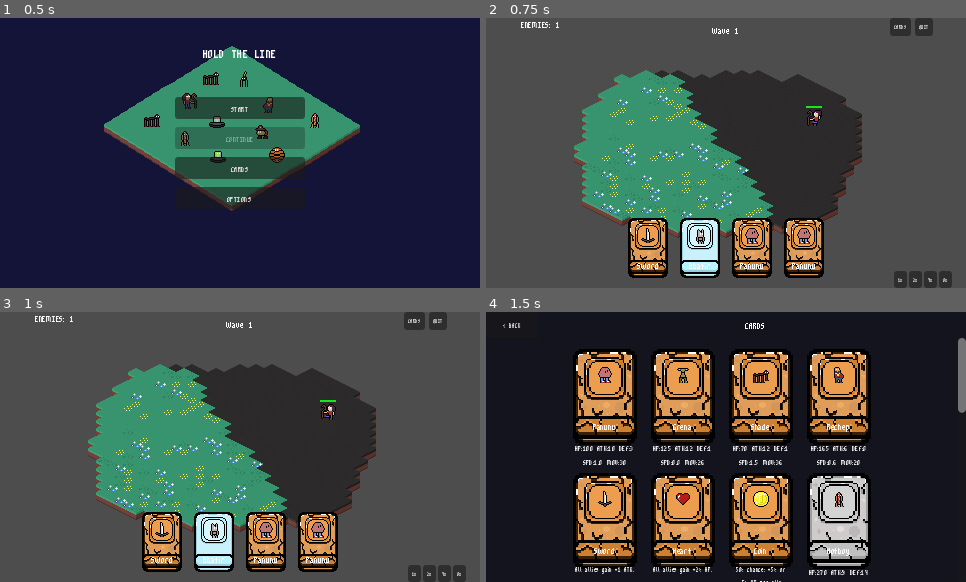
Above: before the commit, frames 1-4 (two rows, left to right).
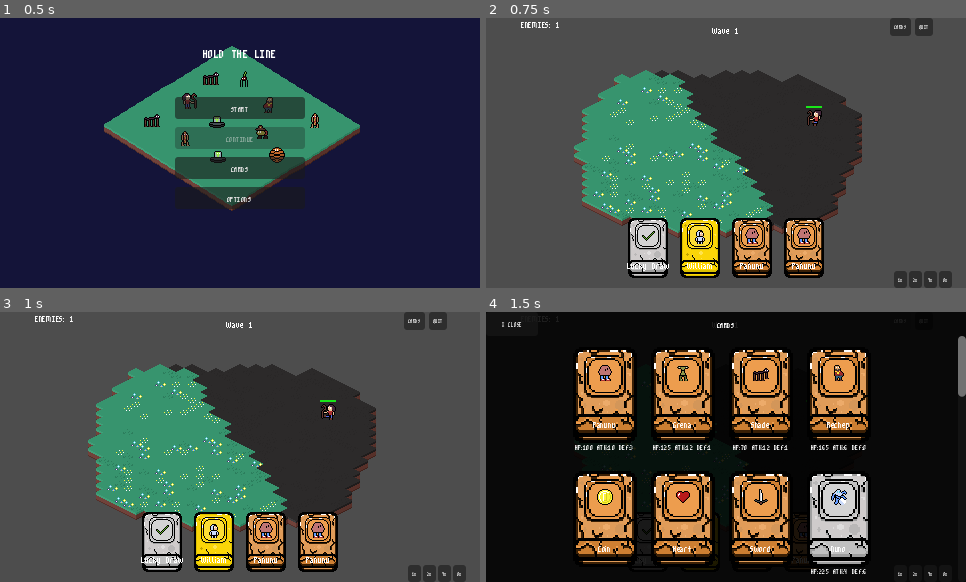
Above: after the commit, the same moments.

Repository: enwsbayar/hold-the-line-game
Game: Godot game, scene res://scenes/main_menu.tscn
Two runs of this game, one before a commit and one after it. Both use one fixed random seed, a clock stepped at 60 frames per second and the inputs below.
Inputs:
- Up to frame 1 (0.5 s): no input
- Up to frame 2 (0.75 s): click "START" at 0.5 s
- Up to frame 3 (1 s): no input
- Up to frame 4 (1.5 s): click "CARDS" at 1.25 s

Frame 1 is identical in both runs. In frame 2, 2.5% of the frame differs, in the area x 29-49%, y 74-96%; in frame 3, 2.5%; in frame 4, 21%, in the area x 3-100%, y 0-100%.

Commit message:
Add new character cards and assets; update existing card data
- Added new character cards (21 to 25) with associated data and weights.
- Updated existing character cards (15 to 20) to include weight attribute.
- Added new character textures and Aseprite files for characters 21 to 25.
- Updated enemy data for character 20 to ensure rarity is correctly set.
- Modified battle script to improve card overlay functionality.

Diff:
--- a/assets/card_data/card_15.tres
+++ b/assets/card_data/card_15.tres
@@ -8,4 +8,5 @@
 card_name = "Buloy"
 rarity = 3
 character_data = ExtResource("1_ge20d")
+weight = 15.0
 metadata/_custom_type_script = "uid://606lq18g3qc7"
--- a/assets/card_data/card_16.tres
+++ b/assets/card_data/card_16.tres
@@ -8,4 +8,5 @@
 card_name = "Dinok"
 rarity = 3
 character_data = ExtResource("1_wbom4")
+weight = 15.0
 metadata/_custom_type_script = "uid://606lq18g3qc7"
--- a/assets/card_data/card_17.tres
+++ b/assets/card_data/card_17.tres
@@ -8,4 +8,5 @@
 card_name = "AndroX"
 rarity = 4
 character_data = ExtResource("1_cfahn")
+weight = 15.0
 metadata/_custom_type_script = "uid://606lq18g3qc7"
--- a/assets/card_data/card_18.tres
+++ b/assets/card_data/card_18.tres
@@ -8,4 +8,5 @@
 card_name = "Tufon"
 rarity = 4
 character_data = ExtResource("1_r2esv")
+weight = 15.0
 metadata/_custom_type_script = "uid://606lq18g3qc7"
--- a/assets/card_data/card_19.tres
+++ b/assets/card_data/card_19.tres
@@ -8,4 +8,5 @@
 card_name = "Bbatir"
 rarity = 4
 character_data = ExtResource("1_dyd02")
+weight = 15.0
 metadata/_custom_type_script = "uid://606lq18g3qc7"
--- a/assets/card_data/card_20.tres
+++ b/assets/card_data/card_20.tres
@@ -8,4 +8,5 @@
 card_name = "Onio"
 rarity = 4
 character_data = ExtResource("1_hotex")
+weight = 15.0
 metadata/_custom_type_script = "uid://606lq18g3qc7"
--- /dev/null
+++ b/assets/card_data/card_21.tres
@@ -0,0 +1,12 @@
+[gd_resource type="Resource" script_class="CardData" format=3 uid="uid://52jbfwbaru18"]
+
+[ext_resource type="Resource" uid="uid://cseefa32urp65" path="res://assets/character_data/char_21_data.tres" id="1_ea025"]
+[ext_resource type="Script" uid="uid://606lq18g3qc7" path="res://scripts/card_data.gd" id="2_eo5or"]
+
+[resource]
+script = ExtResource("2_eo5or")
+card_name = "Iron Fist"
+rarity = 3
+character_data = ExtResource("1_ea025")
+weight = 25.0
+metadata/_custom_type_script = "uid://606lq18g3qc7"
--- /dev/null
+++ b/assets/card_data/card_22.tres
@@ -0,0 +1,12 @@
+[gd_resource type="Resource" script_class="CardData" format=3 uid="uid://5s8t2kpiab6e"]
+
+[ext_resource type="Resource" uid="uid://lrt7xlyuqnk6" path="res://assets/character_data/char_22_data.tres" id="1_kfj4d"]
+[ext_resource type="Script" uid="uid://606lq18g3qc7" path="res://scripts/card_data.gd" id="2_yed7d"]
+
+[resource]
+script = ExtResource("2_yed7d")
+card_name = "Luk'Cag"
+rarity = 4
+character_data = ExtResource("1_kfj4d")
+weight = 15.0
+metadata/_custom_type_script = "uid://606lq18g3qc7"
--- /dev/null
+++ b/assets/card_data/card_23.tres
@@ -0,0 +1,12 @@
+[gd_resource type="Resource" script_class="CardData" format=3 uid="uid://bpisdhipb8vh7"]
+
+[ext_resource type="Resource" uid="uid://ddyxdaysrr3b2" path="res://assets/character_data/char_23_data.tres" id="1_i6qyi"]
+[ext_resource type="Script" uid="uid://606lq18g3qc7" path="res://scripts/card_data.gd" id="2_4nqf2"]
+
+[resource]
+script = ExtResource("2_4nqf2")
+card_name = "Nuno"
+rarity = 1
+character_data = ExtResource("1_i6qyi")
+weight = 80.0
+metadata/_custom_type_script = "uid://606lq18g3qc7"
--- /dev/null
+++ b/assets/card_data/card_24.tres
@@ -0,0 +1,12 @@
+[gd_resource type="Resource" script_class="CardData" format=3 uid="uid://jylwnldy8iv3"]
+
+[ext_resource type="Resource" uid="uid://cq831jfwi821v" path="res://assets/character_data/char_24_data.tres" id="1_xgehd"]
+[ext_resource type="Script" uid="uid://606lq18g3qc7" path="res://scripts/card_data.gd" id="2_0pd7r"]
+
+[resource]
+script = ExtResource("2_0pd7r")
+card_name = "William"
+rarity = 2
+character_data = ExtResource("1_xgehd")
+weight = 60.0
+metadata/_custom_type_script = "uid://606lq18g3qc7"
--- /dev/null
+++ b/assets/card_data/card_25.tres
@@ -0,0 +1,12 @@
+[gd_resource type="Resource" script_class="CardData" format=3 uid="uid://wbrgg4w55sh"]
+
+[ext_resource type="Resource" uid="uid://bqi6rkvqh1u3p" path="res://assets/character_data/char_25_data.tres" id="1_vdusq"]
+[ext_resource type="Script" uid="uid://606lq18g3qc7" path="res://scripts/card_data.gd" id="2_v4syx"]
+
+[resource]
+script = ExtResource("2_v4syx")
+card_name = "500"
+rarity = 3
+character_data = ExtResource("1_vdusq")
+weight = 25.0
+metadata/_custom_type_script = "uid://606lq18g3qc7"
--- /dev/null
+++ b/assets/character_data/char_21_data.tres
@@ -0,0 +1,15 @@
+[gd_resource type="Resource" script_class="CharacterData" format=3 uid="uid://cseefa32urp65"]
+
+[ext_resource type="Script" uid="uid://dk8dbhuwh1m52" path="res://scripts/character_data.gd" id="1_o268l"]
+[ext_resource type="Texture2D" uid="uid://lbieutsnw5jp" path="res://assets/char_21.png" id="2_e0h0e"]
+
+[resource]
+script = ExtResource("1_o268l")
+texture = ExtResource("2_e0h0e")
+max_hp = 400
+atk = 40
+def = 7
+spd = 1.5
+move_speed = 45.0
+rarity = 3
+metadata/_custom_type_script = "uid://dk8dbhuwh1m52"
--- /dev/null
+++ b/assets/character_data/char_22_data.tres
@@ -0,0 +1,15 @@
+[gd_resource type="Resource" script_class="CharacterData" format=3 uid="uid://lrt7xlyuqnk6"]
+
+[ext_resource type="Script" uid="uid://dk8dbhuwh1m52" path="res://scripts/character_data.gd" id="1_60ynf"]
+[ext_resource type="Texture2D" uid="uid://ld113ypehvot" path="res://assets/char_22.png" id="2_hdvdr"]
+
+[resource]
+script = ExtResource("1_60ynf")
+texture = ExtResource("2_hdvdr")
+max_hp = 1500
+atk = 5
+def = 80
+spd = 3.0
+move_speed = 15.0
+rarity = 4
+metadata/_custom_type_script = "uid://dk8dbhuwh1m52"
--- /dev/null
+++ b/assets/character_data/char_23_data.tres
@@ -0,0 +1,14 @@
+[gd_resource type="Resource" script_class="CharacterData" format=3 uid="uid://ddyxdaysrr3b2"]
+
+[ext_resource type="Script" uid="uid://dk8dbhuwh1m52" path="res://scripts/character_data.gd" id="1_2l4d0"]
+[ext_resource type="Texture2D" uid="uid://barvfa0lqavj4" path="res://assets/char_23.png" id="2_6ex4m"]
+
+[resource]
+script = ExtResource("1_2l4d0")
+texture = ExtResource("2_6ex4m")
+max_hp = 225
+atk = 4
+def = 6
+spd = 1.5
+rarity = 1
+metadata/_custom_type_script = "uid://dk8dbhuwh1m52"
--- /dev/null
+++ b/assets/character_data/char_24_data.tres
@@ -0,0 +1,14 @@
+[gd_resource type="Resource" script_class="CharacterData" format=3 uid="uid://cq831jfwi821v"]
+
+[ext_resource type="Script" uid="uid://dk8dbhuwh1m52" path="res://scripts/character_data.gd" id="1_t7fgd"]
+[ext_resource type="Texture2D" uid="uid://ciahejm3oy4yl" path="res://assets/char_24.png" id="2_q1244"]
+
+[resource]
+script = ExtResource("1_t7fgd")
+texture = ExtResource("2_q1244")
+max_hp = 150
+atk = 3
+def = 10
+spd = 10.0
+rarity = 2
+metadata/_custom_type_script = "uid://dk8dbhuwh1m52"
--- /dev/null
+++ b/assets/character_data/char_25_data.tres
@@ -0,0 +1,15 @@
+[gd_resource type="Resource" script_class="CharacterData" format=3 uid="uid://bqi6rkvqh1u3p"]
+
+[ext_resource type="Script" uid="uid://dk8dbhuwh1m52" path="res://scripts/character_data.gd" id="1_687eb"]
+[ext_resource type="Texture2D" uid="uid://qdx7irlhq6gf" path="res://assets/char_25.png" id="2_kocsh"]
+
+[resource]
+script = ExtResource("1_687eb")
+texture = ExtResource("2_kocsh")
+max_hp = 500
+atk = 50
+def = 50
+spd = 0.5
+move_speed = 500.0
+rarity = 3
+metadata/_custom_type_script = "uid://dk8dbhuwh1m52"
--- a/scripts/battle.gd
+++ b/scripts/battle.gd
@@ -335,8 +335,10 @@
 				valid[randi() % valid.size()].call("take_damage", 99999)
 
 func _on_cards_btn_pressed() -> void:
-	CardsScreen.return_scene = "res://scenes/battle.tscn"
-	get_tree().change_scene_to_file("res://scenes/cards_screen.tscn")
+	if not _overlay_built:
+		_build_overlay_cards()
+		_overlay_built = true
+	cards_overlay.visible = true
 
 func _on_overlay_close_pressed() -> void:
 	cards_overlay.visible = false
Binary file added: assets/char_21.png
Binary file added: assets/char_22.png
Binary file added: assets/char_23.png
Binary file added: assets/char_24.png
Binary file added: assets/char_25.png
Not shown: 1 places in assets/character_data/char_14_data.tres that only renumber resources
Not shown: 1 places in assets/enemy_data/char_20_data.tres that only renumber resources
Binary file added: hold_the_line_assets/assets/bomb.png
Binary file added: hold_the_line_assets/assets/bronze_card.png
Binary file added: hold_the_line_assets/assets/char_1.png
Binary file added: hold_the_line_assets/assets/char_10.png
Binary file added: hold_the_line_assets/assets/char_11.png
(and 76 more such lines)
